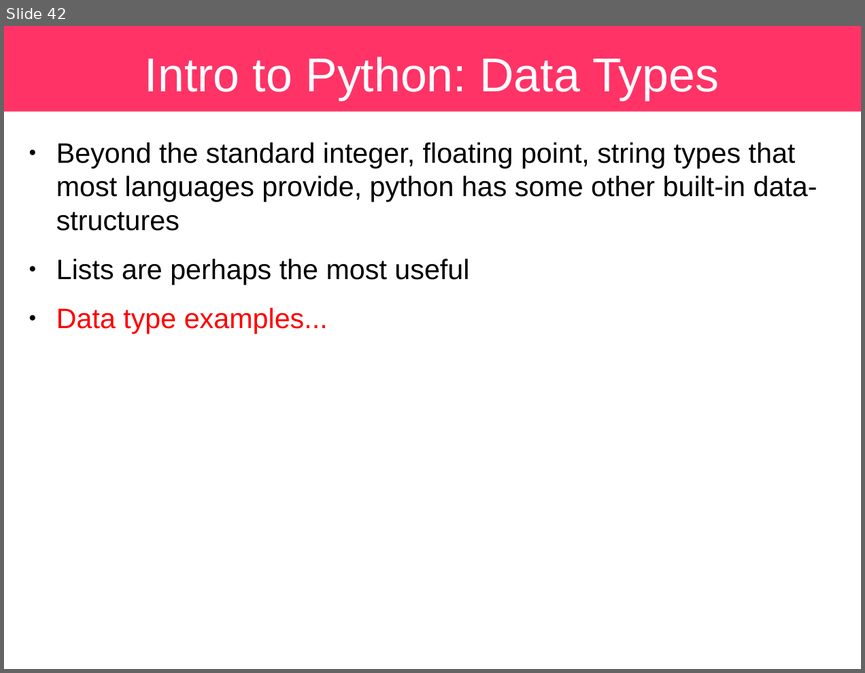
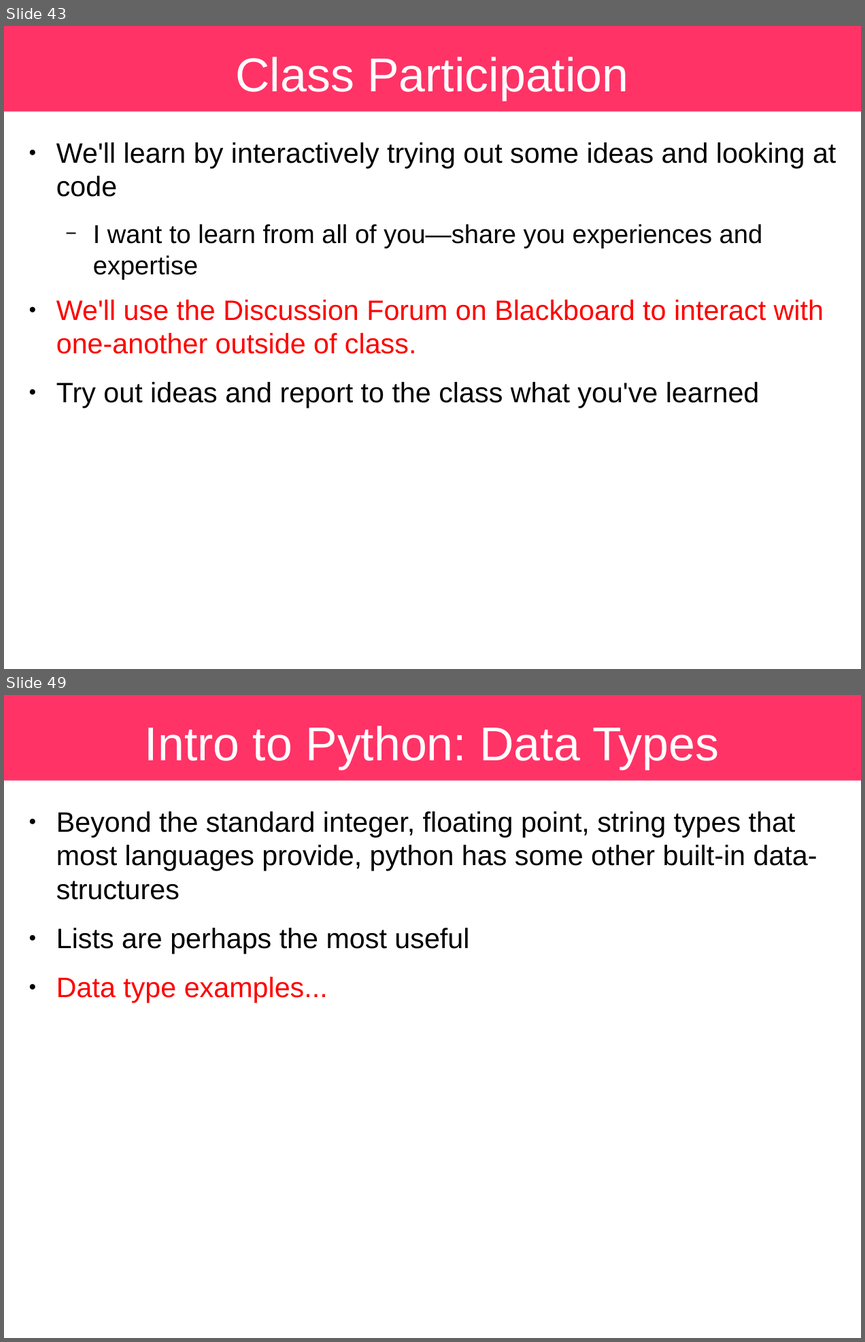
Before and after one commit to sbu-python-class/python-science, a slide deck: lectures/01-python/python.odp. Shown one above the other, each under a label of ours: slide 42 before the commit, slides 43 and 49 after it; the slides between them are not shown. The pictures are 865x673 and 865x1342 pixels, drawn with LibreOffice and Linux fonts; fonts in the diff are those of the drawing. Boxes give left, top, right and bottom in pixels: in the first picture for what was removed or moved away, otherwise in the second. Text is boxed around its words. In the diff, an @@ line names an element or a change of style, - is before the commit and + after.

```diff
--- a/lectures/01-python/python.odp
+++ b/lectures/01-python/python.odp
@@ slide 43 added at [4,26,861,669], background #FFFFFF; not listed: 1 template element that a slide beside it also shows @@
@@ title added at [235,57,628,100], 44 pt, text #FFFFFF @@
+Class Participation
@@ text added at [56,142,836,407], 26 pt, text #000000 @@
+● We'll learn by interactively trying out some ideas and looking at code
+  − I want to learn from all of you—share you experiences and expertise
+● We'll use the Discussion Forum on Blackboard to interact with one-another outside of class.
+● Try out ideas and report to the class what you've learned
@@ what was slide 42 is now slide 49 @@
```
Also in this commit, not shown: 9 slides changed, 8 other slides added, 2 slides removed.
